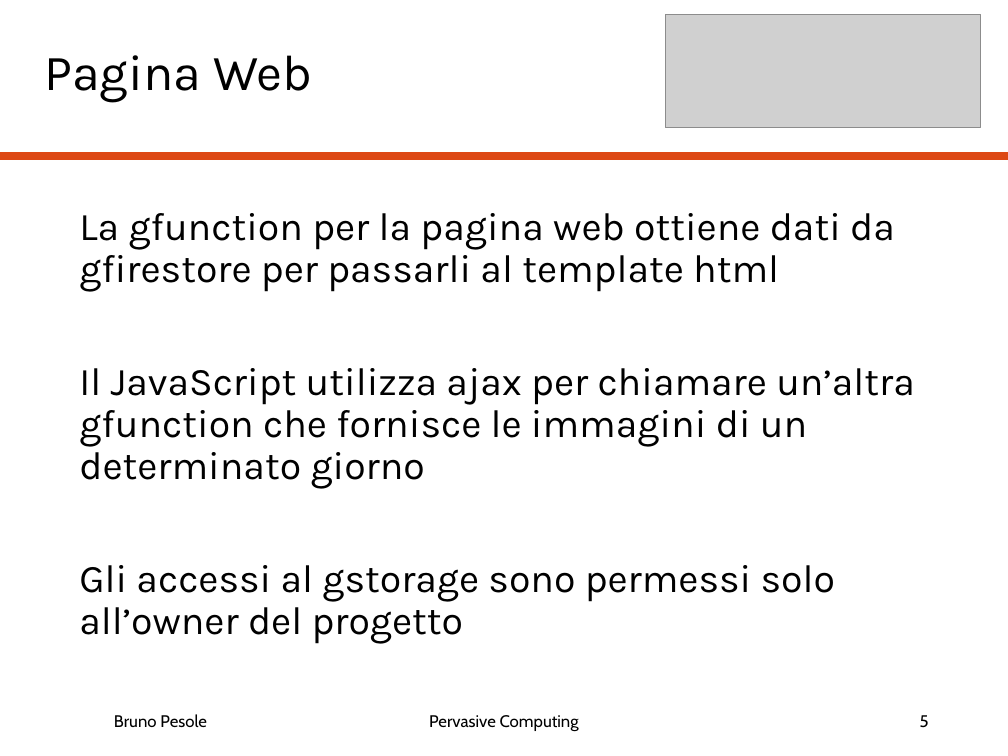
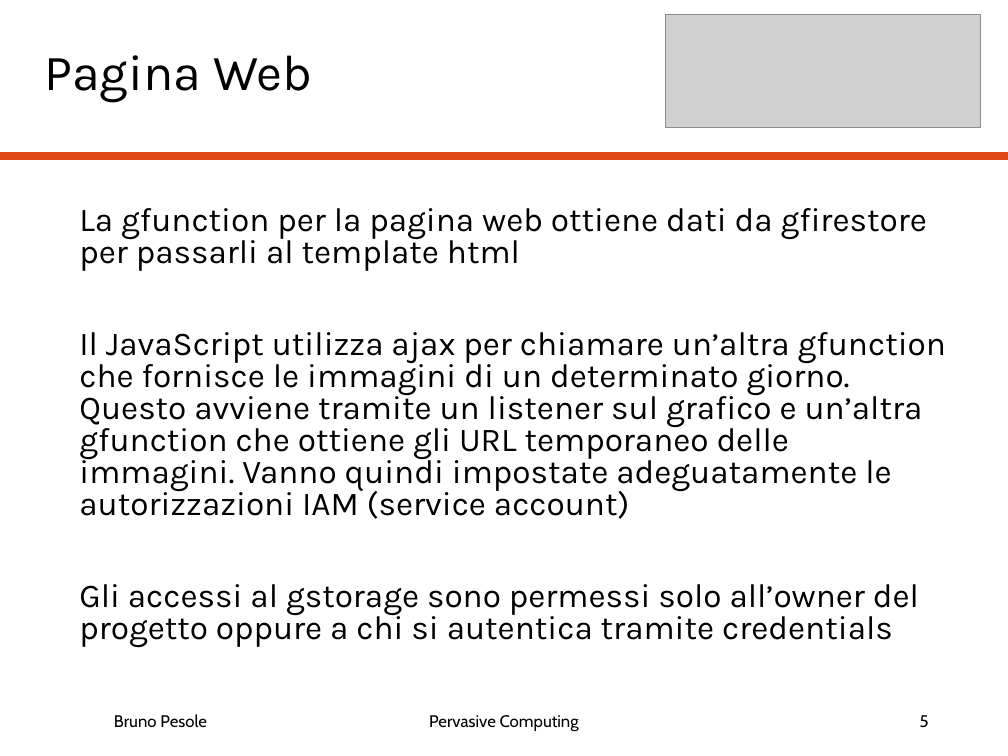
Before and after one commit to magicoderx/HomeGuard, a slide deck: slide 5 of docs/Presentazione.pptx. Drawn at 1008x756 pixels with LibreOffice and Linux fonts; fonts in the diff are those of the drawing; grey boxes stand for pictures. Boxes give left, top, right and bottom in pixels: in the first picture for what was removed or moved away, otherwise in the second. Text is boxed around its words. In the diff, an @@ line names an element or a change of style, - is before the commit and + after.

```diff
--- a/docs/Presentazione.pptx
+++ b/docs/Presentazione.pptx
@@ text at (79,208,927,271): size 28 to 23.8 pt in "La gfunction per la pagina web ottiene ..."; line spacing 0.9 to 0.8 @@
@@ text at (79,332,946,647): text changed; size 28 to 23.8 pt @@
-Il JavaScript utilizza ajax per chiamare un’altra gfunction che fornisce le immagini di un determinato giorno
-Gli accessi al gstorage sono permessi solo all’owner del progetto
+Il JavaScript utilizza ajax per chiamare un’altra gfunction che fornisce le immagini di un determinato giorno. Questo avviene tramite un listener sul grafico e un’altra gfunction che ottiene gli URL temporaneo delle immagini. Vanno quindi impostate adeguatamente le autorizzazioni IAM (service account)
+Gli accessi al gstorage sono permessi solo all’owner del progetto oppure a chi si autentica tramite credentials
```
Also in this commit, not shown: 3 other slides changed, 2 other files.
